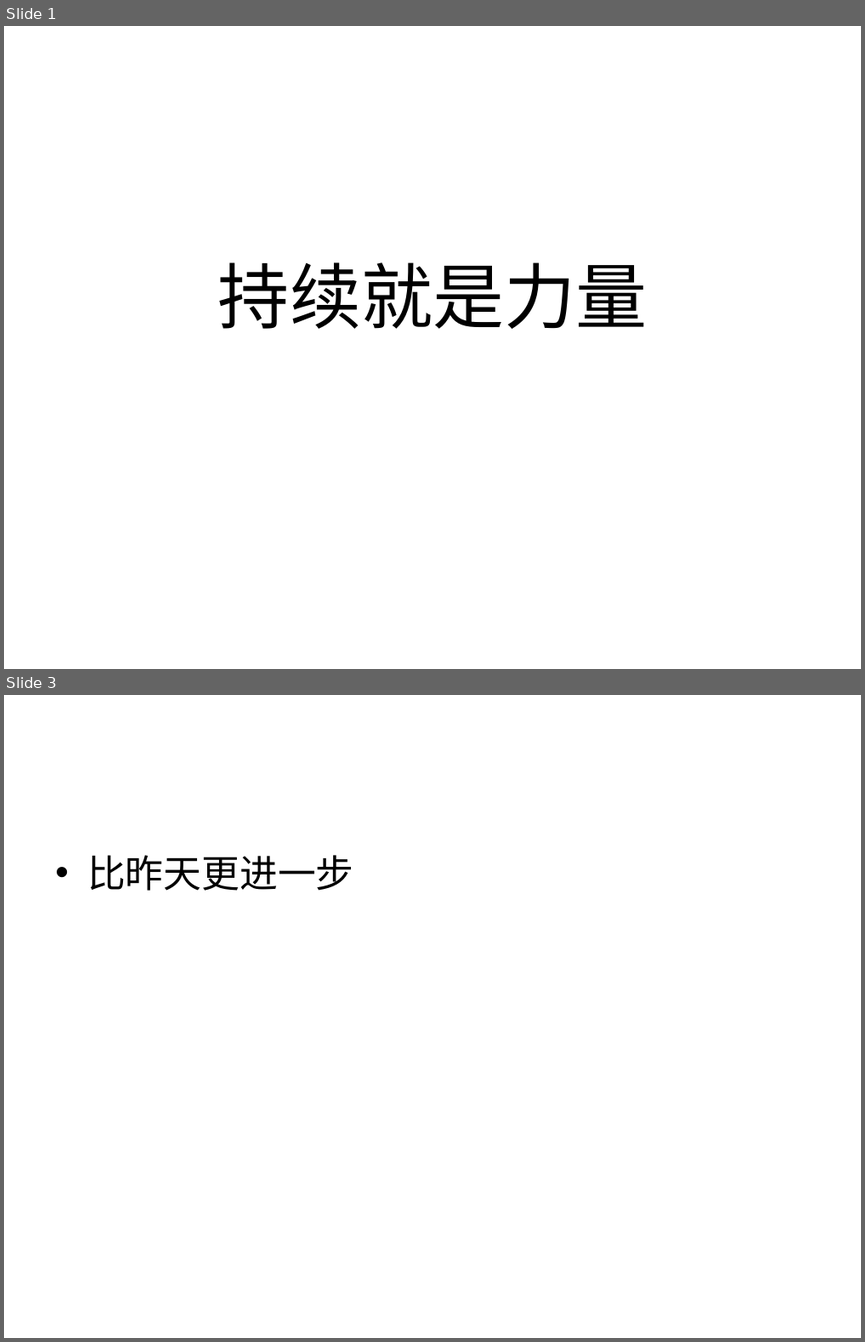
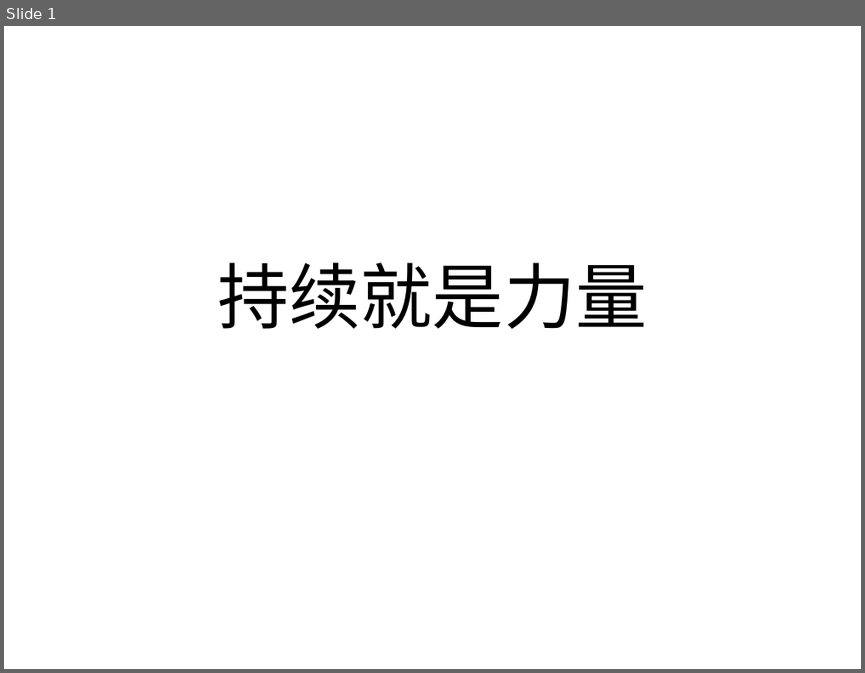
Before and after one commit to haolongzhangm/shell_my, a slide deck: unexeshell/tmp_use/bl.ppt. Shown one above the other, each under a label of ours: slides 1 and 3 before the commit, slide 1 after it; the slides between them are not shown. The pictures are 865x1342 and 865x673 pixels, drawn with LibreOffice and Linux fonts; fonts in the diff are those of the drawing. Boxes give left, top, right and bottom in pixels: in the first picture for what was removed or moved away, otherwise in the second. Text is boxed around its words. In the diff, an @@ line names an element or a change of style, - is before the commit and + after.

```diff
--- a/unexeshell/tmp_use/bl.ppt
+++ b/unexeshell/tmp_use/bl.ppt
@@ slide 3 removed at <box>4,695,861,1338</box>, background #FFFFFF @@
@@ text removed at <box>87,855,354,891</box> @@
-• 比昨天更进一步
```
Also in this commit, not shown: 2 slides changed, 6 other slides removed, 2 other files.
